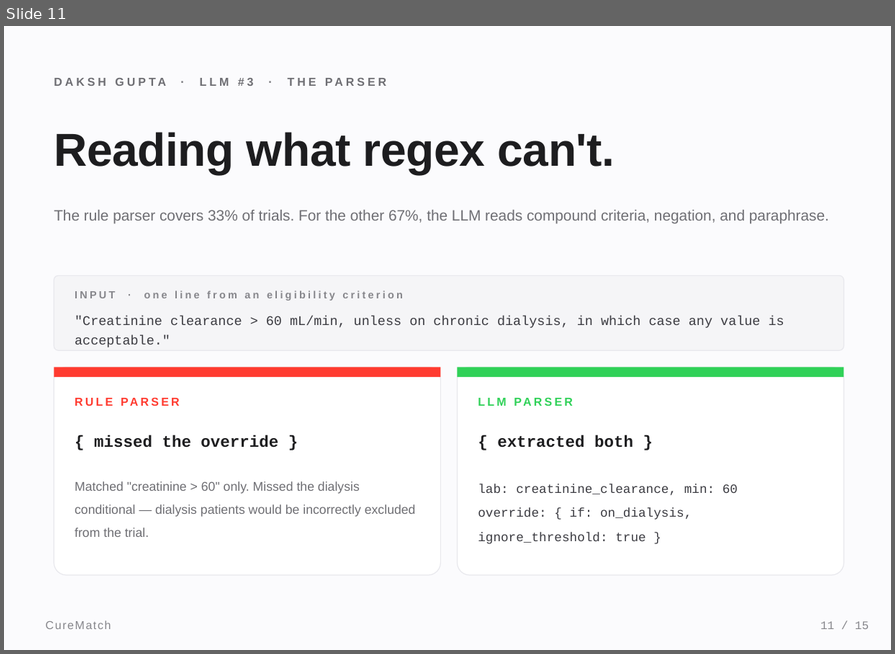
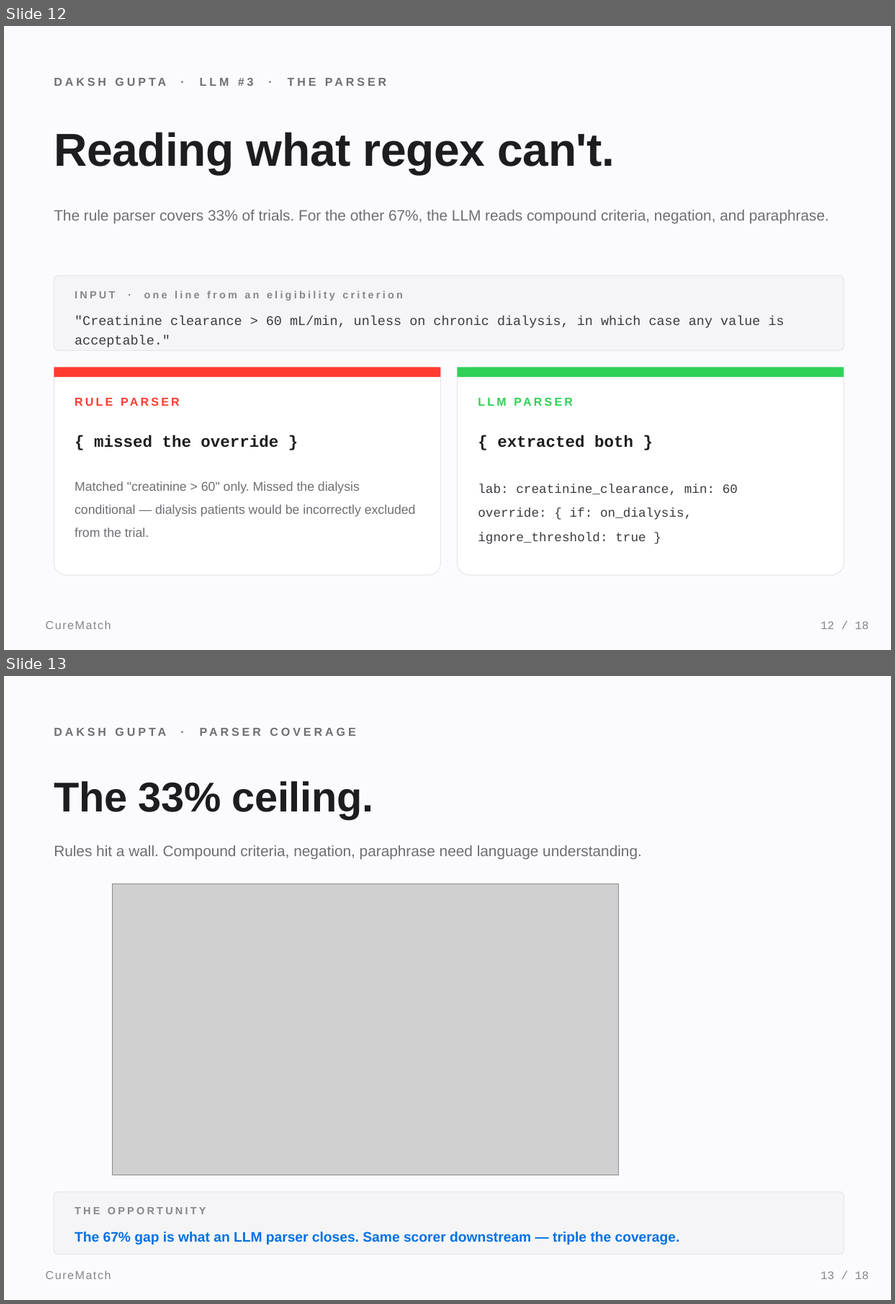
Before and after one commit to meetgajjarx07/curematch, a slide deck: CureMatch_Presentation.pptx. Shown one above the other, each under a label of ours: slide 11 before the commit, slides 12 and 13 after it. The pictures are 895x654 and 895x1304 pixels, drawn with LibreOffice and Linux fonts; fonts in the diff are those of the drawing; grey boxes stand for pictures. Boxes give left, top, right and bottom in pixels: in the first picture for what was removed or moved away, otherwise in the second. Text is boxed around its words. In the diff, an @@ line names an element or a change of style, - is before the commit and + after.

```diff
--- a/CureMatch_Presentation.pptx
+++ b/CureMatch_Presentation.pptx
@@ slide 13 added at box(4, 676, 891, 1300), background #FBFBFD @@
@@ text added at box(54, 722, 844, 747), 10 pt, text #6E6E73, bold @@
+DAKSH GUPTA · PARSER COVERAGE
@@ text added at box(54, 781, 373, 819), 36 pt, text #1D1D1F, bold @@
+The 33% ceiling.
@@ text added at box(54, 845, 642, 860), 13 pt, text #6E6E73 @@
+Rules hit a wall. Compound criteria, negation, paraphrase need language understanding.
@@ picture added at box(112, 884, 618, 1175) @@
@@ rounded rectangle added at box(54, 1192, 844, 1253), fill #F5F5F7, outline #E8E8ED 0.75 pt @@
@@ text added at box(75, 1207, 206, 1214), 9 pt, text #86868B, bold @@
+THE OPPORTUNITY
@@ text added at box(75, 1231, 680, 1244), 12 pt, text #0071E3, bold @@
+The 67% gap is what an LLM parser closes. Same scorer downstream — triple the coverage.
@@ text added at box(46, 1270, 111, 1279), 10 pt, text #86868B @@
+CureMatch
@@ text added at box(820, 1271, 869, 1279), 10 pt, text #86868B @@
+13 / 18
@@ what was slide 11 is now slide 12 @@
@@ slide 12 changed as well @@
@@ text at box(820, 621, 869, 629): text changed @@
-11 / 15
+12 / 18
```
Also in this commit, not shown: 14 other slides changed, 2 other slides added, 3 other files.
